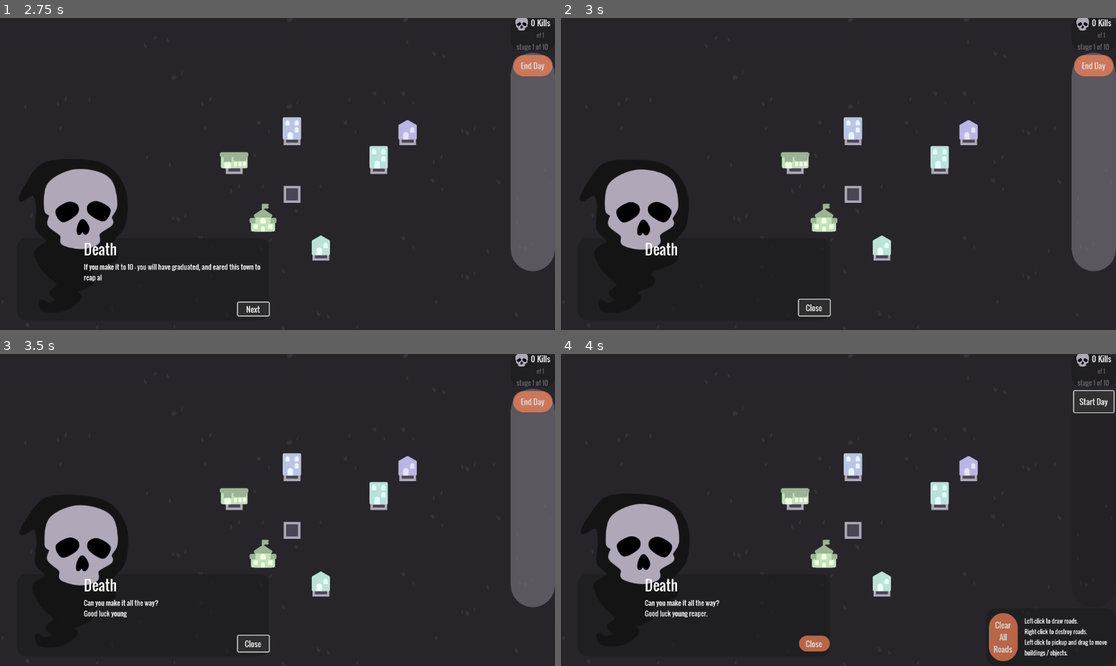
Above: before the commit, frames 1-4 (two rows, left to right).
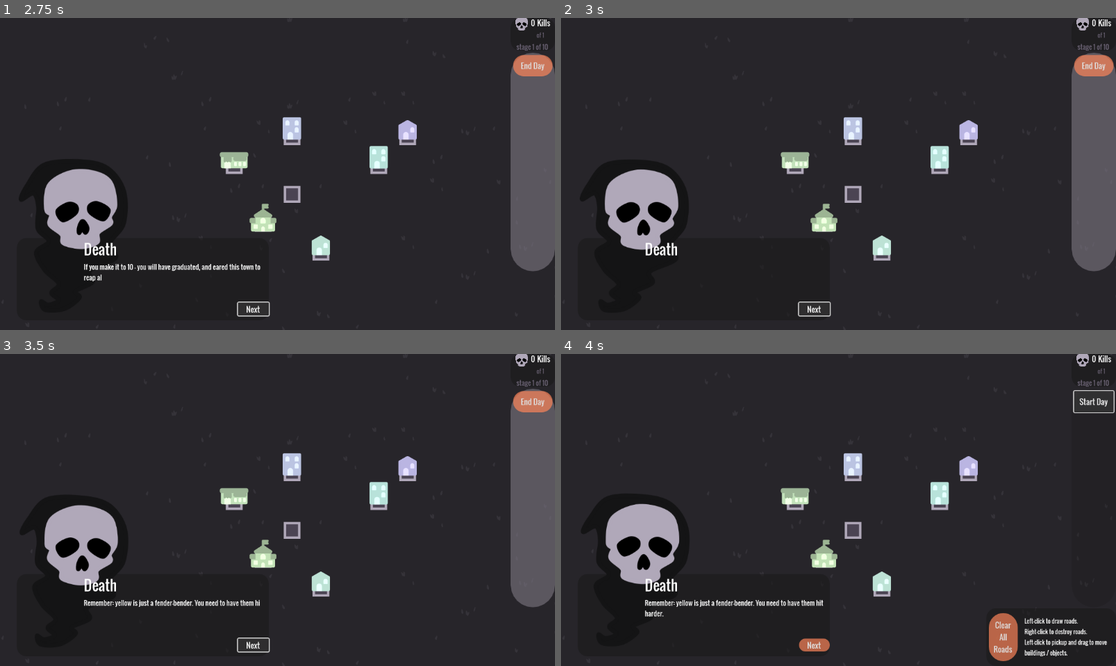
Above: after the commit, the same moments.

Repository: necarlson97/reap-what-you-road
Game: Godot game, scene res://MainMenu.tscn
The game is run twice, just before and just after one commit, with the same random seed, the same clock (stepped at 60 frames per second) and the same inputs.
Inputs:
- Up to frame 1 (2.75 s): click "Start Game" at 0.5 s; click "Start Day" at 1.25 s; click "Next" at 2 s
- Up to frame 2 (3 s): click "Next" at 2.75 s
- Up to frame 3 (3.5 s): no input
- Up to frame 4 (4 s): click "End Day" at 3.5 s

Frame 1 is identical in both runs. In frame 2, 0.1% of the frame differs, in the area x 42-49%, y 89-95%; in frame 3, 0.6%; in frame 4, 0.7%, in the area x 15-49%, y 78-96%.

Commit message:
Minor tips and bug fixes

Diff:
--- a/buildings/types/court.gd
+++ b/buildings/types/court.gd
@@ -29,7 +29,7 @@
 
 func get_description() -> String:
 	return """
-Cour:
+Cout:
 	* First, summons a slow-driver from all mansions
 	* Then, summons a slow-walker to from all appartments
 	* Then, sends a fast-driver to all apparments AND mansions
--- a/ui/menu.gd
+++ b/ui/menu.gd
@@ -88,6 +88,8 @@
 func _goto(scene_path: String) -> void:
 	if scene_path.is_empty(): return
 	close()
+	ToolState.is_dragging = false
+	ToolState.is_disabled = false
 	Menu.btn_menu.visible = true
 	Menu.btn_resume.visible = true
 	get_tree().change_scene_to_file(scene_path)
--- a/ui/reaper/campaign.gd
+++ b/ui/reaper/campaign.gd
@@ -37,8 +37,10 @@
 	steps = [
 		"This is your trial - young reaper.\nCollect enough sould to advance the stages.",
 		"If you make it to 10 - you will have graduated, and eared this town to reap all your own.",
+		"Remember: yellow is just a fender-bender. You need to have them hit harder.",
+		"Teal is speedy, purples are the drunks and distracted - you got this, kid.",
 		func(): _close_button(),
-		"Can you make it all the way?\nGood luck young reaper."
+		"Can you make it all the way to 10?\nGood luck young reaper."
 	]
 
 	# Hook KillCount stage changes
--- a/ui/reaper/tutorial.gd
+++ b/ui/reaper/tutorial.gd
@@ -43,7 +43,10 @@
 	"And 'Reckless' is good reaping.",
 	func(): _spawn_last_buildings(),
 	"Keep playing around - see what kinds of pedestrians there are, what sorts of deviant drivers.",
-	"Don't hesitate to space things out - really let the cars get up to speed.",
+	"Important:\n'yellow' drivers/cars are just knocked out. You need them red - dead.",
+	"Their starting color tells you a bit more about them:\nteal are fast, purple are drunk ordistracted.",
+	"You'll figure it out.",
+	"Don't hesitate to space you town out - really let the cars get up to speed.",
 	func(): _show_kill_count(),
 	"Out there in the real world, you'll need kills to move on to the next round.\nBumps and scrapes won't do it, you need high-velocity lethality.",
 	"But you can spend all the time you want in tutorial-land with me. Learn the ropes.\n",
--- a/ui/schedule.gd
+++ b/ui/schedule.gd
@@ -68,3 +68,8 @@
 		start_day()
 	else:
 		end_day()
+
+func _process(delta: float) -> void:
+	# If there's only people, let em edit
+	if(get_tree().get_nodes_in_group("cars").size() == 0):
+		ToolState.is_disabled = false
Not shown, changed: export_presets.cfg
Not shown, added: marketing/cover.png.import
Not shown, added: builds/sund_7_30/index.apple-touch-icon.png
Not shown, added: builds/sund_7_30/index.audio.position.worklet.js
Not shown, added: builds/sund_7_30/index.audio.worklet.js
Not shown, added: builds/sund_7_30/index.html
Not shown, added: builds/sund_7_30/index.icon.png
Not shown, added: builds/sund_7_30/index.js
Not shown, added: builds/sund_7_30/index.pck
Not shown, added: builds/sund_7_30/index.png
Not shown, added: builds/sund_7_30/index.wasm
